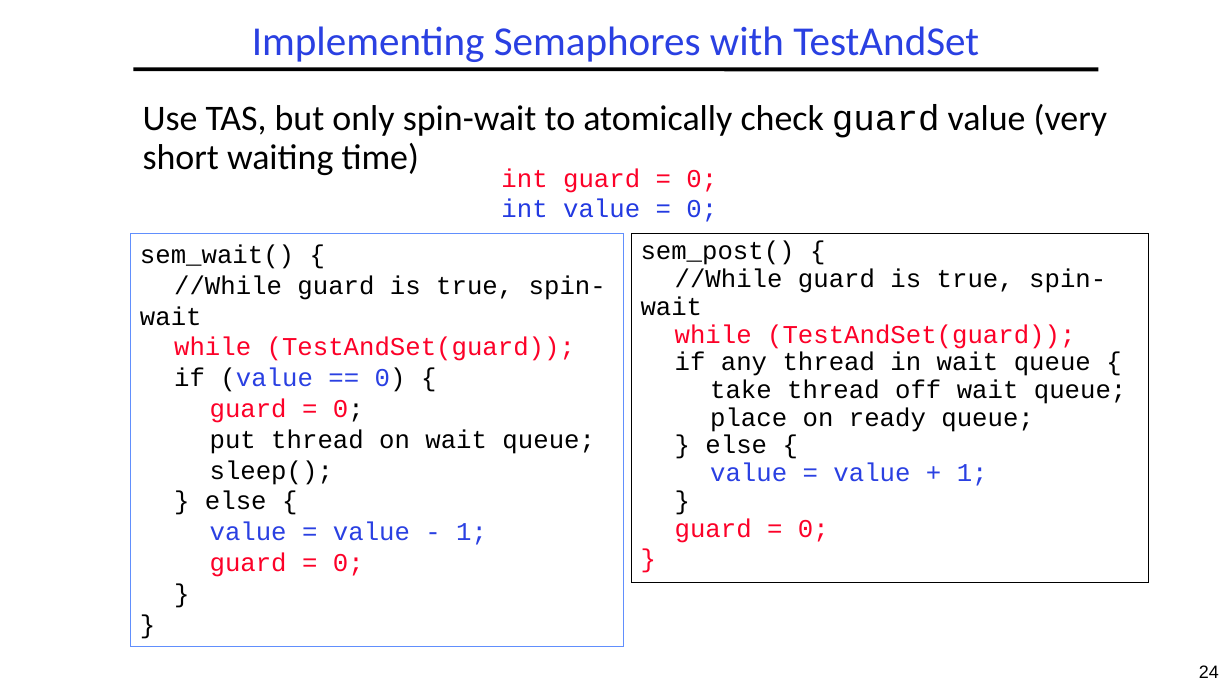
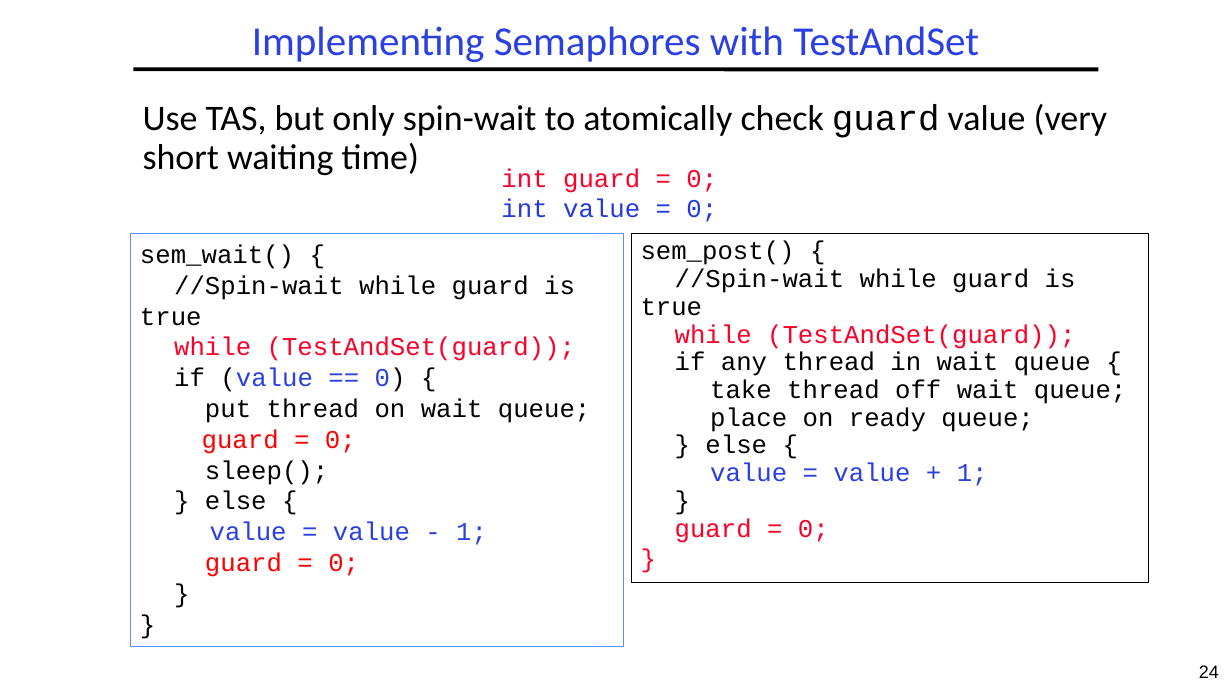
Before and after one commit to guhofstra/CSC256Fa25, a slide deck: slide 24 of PPTs/L3-Synchronization.pptx. Drawn at 1232x693 pixels with LibreOffice and Linux fonts; fonts in the diff are those of the drawing. Boxes give left, top, right and bottom in pixels: in the first picture for what was removed or moved away, otherwise in the second. Text is boxed around its words. In the diff, an @@ line names an element or a change of style, - is before the commit and + after.

```diff
--- a/PPTs/L3-Synchronization.pptx
+++ b/PPTs/L3-Synchronization.pptx
@@ text in rectangle at bbox=[641, 241, 1126, 543]: text changed @@
-sem_post() {
-//While guard is true, spin-wait
-while (TestAndSet(guard));
-if any thread in wait queue {
-take thread off wait queue;
-place on ready queue;
-} else {
-value = value + 1;
-}
-guard = 0;
+sem_post() {
+//Spin-wait while guard is true
+while (TestAndSet(guard));
+if any thread in wait queue {
+take thread off wait queue;
+place on ready queue;
+} else {
+value = value + 1;
+}
+guard = 0;
@@ text in rectangle at bbox=[140, 275, 590, 423]: text changed @@
-//While guard is true, spin-wait
-while (TestAndSet(guard));
-if (value == 0) {
+//Spin-wait while guard is true
+while (TestAndSet(guard));
+if (value == 0) {
+put thread on wait queue;
@@ text in rectangle at bbox=[202, 429, 356, 454]: text colour #FC0128 to #FF0000 in "guard = 0;"; text colour #000000 to #FF0000 in "0;" @@
@@ text in rectangle at bbox=[205, 460, 487, 577]: text changed @@
-put thread on wait queue;
-sleep();
-} else {
-value = value - 1;
-guard = 0;
-}
-}
+sleep();
+} else {
+value = value - 1;
+guard = 0;
+}
+}
```
Also in this commit, not shown: 3 other slides changed, 10 slides removed, 13 other files.
